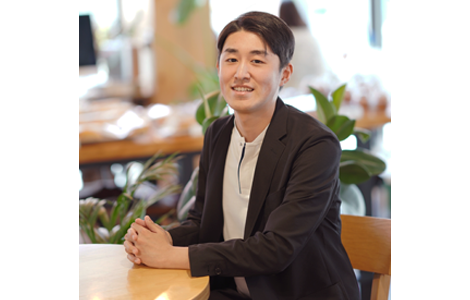
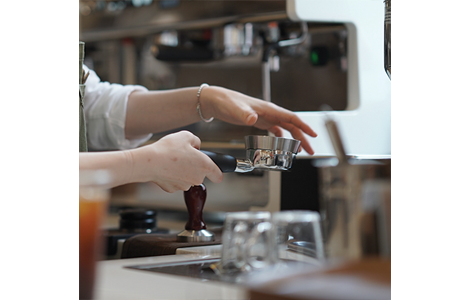
Layers edited between the first and the second w=470, h=300 image:
added layer "Layer 4" above "Layer 3" over [79, 0, 391, 300]
